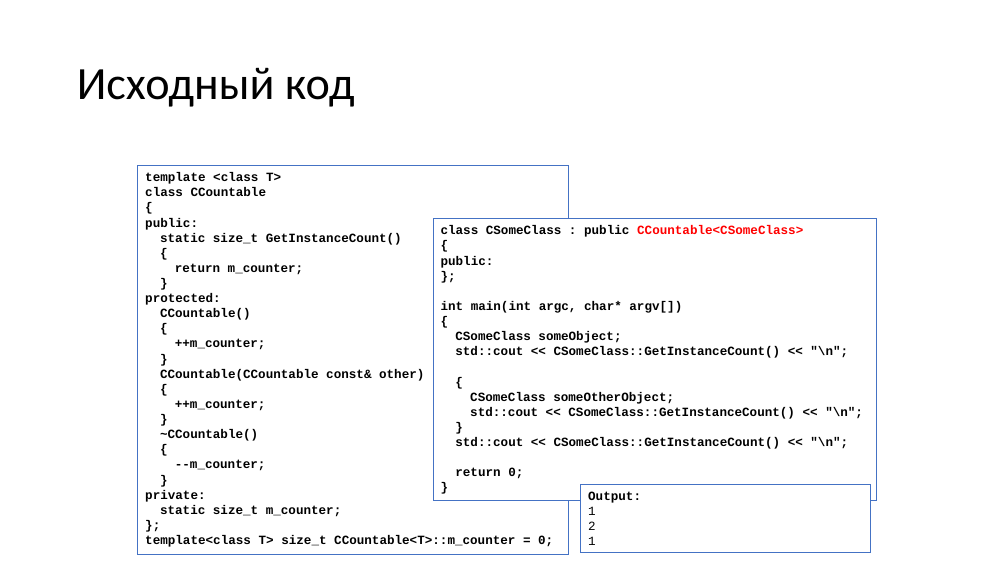
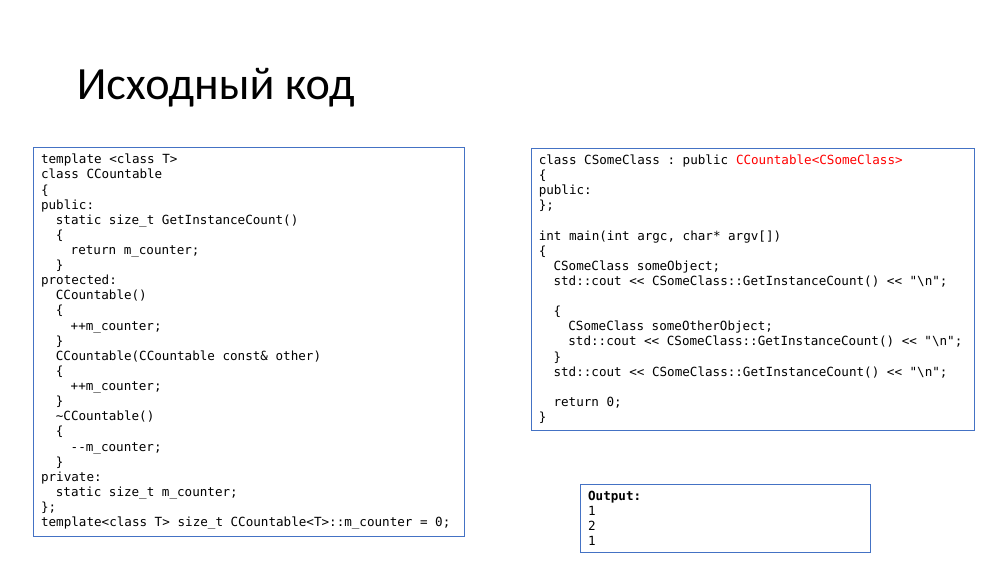
Before and after one commit to alexey-malov/oop, a slide deck: slide 63 of lectures/06/Обобщенное программирование, шаблоны.pptx (slide 60 before the commit). Drawn at 1008x567 pixels with LibreOffice and Linux fonts; fonts in the diff are those of the drawing. Boxes give left, top, right and bottom in pixels: in the first picture for what was removed or moved away, otherwise in the second. Text is boxed around its words. In the diff, an @@ line names an element or a change of style, - is before the commit and + after.

```diff
--- a/lectures/06/Обобщенное программирование, шаблоны.pptx
+++ b/lectures/06/Обобщенное программирование, шаблоны.pptx
@@ rectangle "template <class T>": place and size @@
-rectangle "template <class T>" at (138,166,569,555)
+rectangle "template <class T>" at (34,147,465,537)
@@ rectangle "template <class T>" at (34,147,465,537): font Courier New to DejaVu Sans Mono, bold off @@
@@ rectangle "class CSomeClass : public CCountable<CSomeClass>" at (532,148,975,431): font Courier New to DejaVu Sans Mono, bold off @@
@@ rectangle "class CSomeClass : public CCountable<CSomeClass>": place and size @@
-rectangle "class CSomeClass : public CCountable<CSomeClass>" at (433,219,876,501)
+rectangle "class CSomeClass : public CCountable<CSomeClass>" at (532,148,975,431)
@@ rectangle "Output:" at (581,485,870,554): font Courier New to DejaVu Sans Mono @@
```
Also in this commit, not shown: 12 other slides changed, 7 slides added, 4 slides removed.
